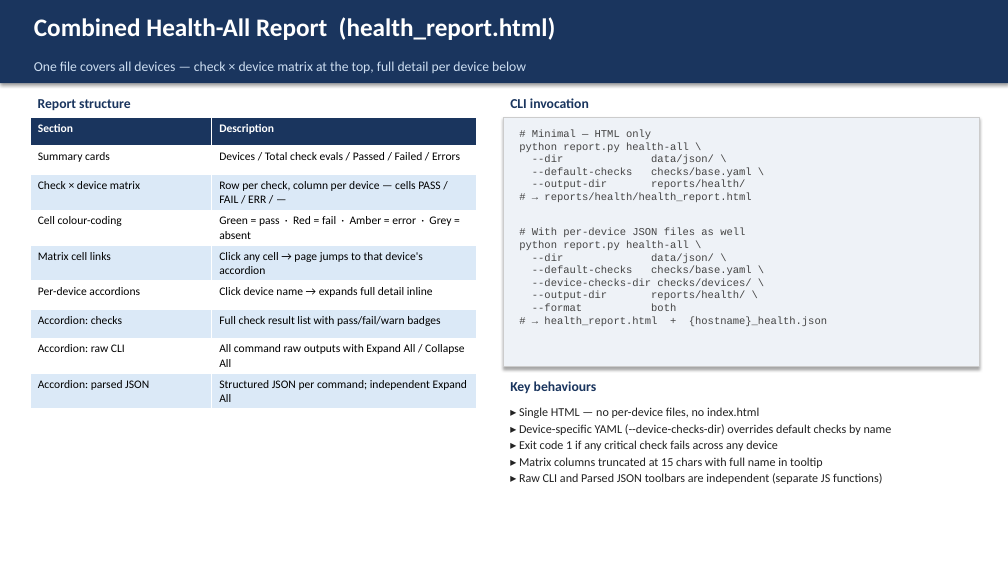
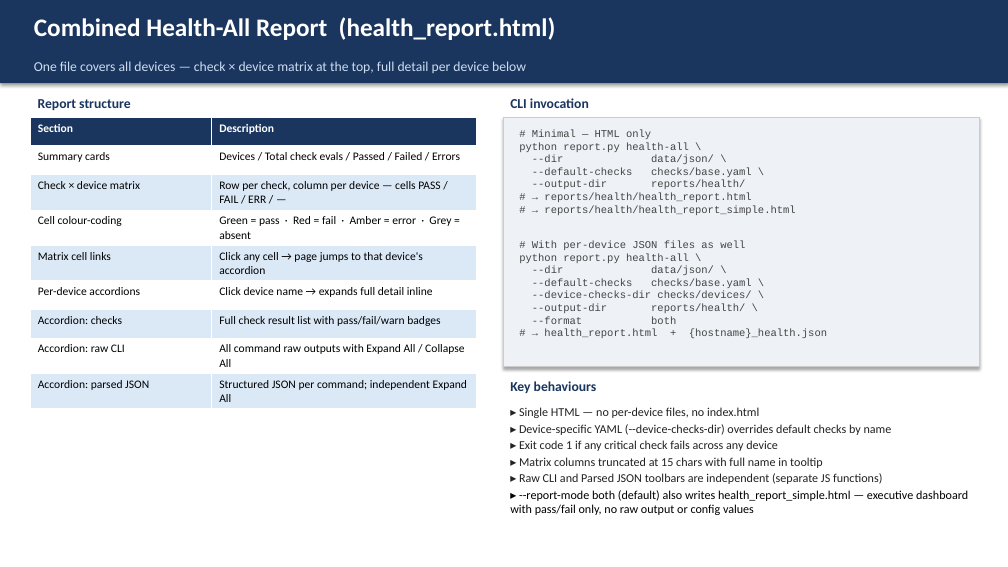
Before and after one commit to omi23484/checklist-project, a slide deck: slide 23 of network_cli_parser/PARSER_SOP.pptx. Drawn at 1008x567 pixels with LibreOffice and Linux fonts; fonts in the diff are those of the drawing. Boxes give left, top, right and bottom in pixels: in the first picture for what was removed or moved away, otherwise in the second. Text is boxed around its words. In the diff, an @@ line names an element or a change of style, - is before the commit and + after.

```diff
--- a/network_cli_parser/PARSER_SOP.pptx
+++ b/network_cli_parser/PARSER_SOP.pptx
@@ text at <box>544,193,795,215</box>: text changed @@
-# → reports/health/health_report.html
+# → reports/health/health_report.html
+# → reports/health/health_report_simple.html
@@ text at <box>510,490,968,515</box>: paragraph added @@
+▸ --report-mode both (default) also writes health_report_simple.html — executive dashboard with pass/fail only, no raw output or config values
```
Also in this commit, not shown: 2 other slides changed, 1 slide added, 3 other files.
